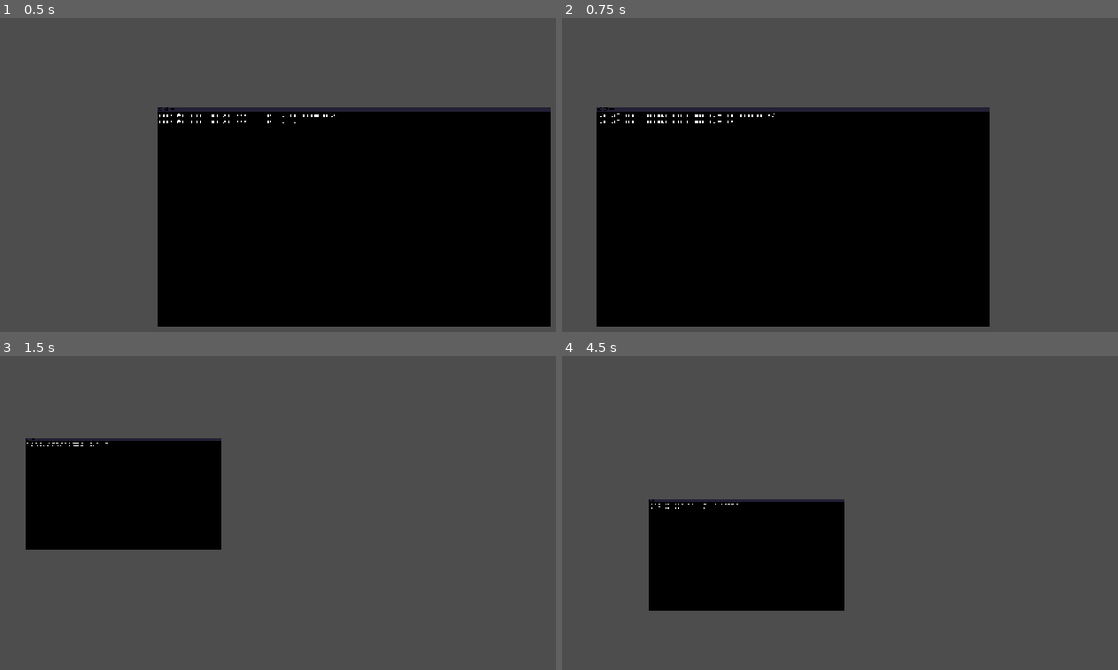
Above: before the commit, frames 1-4 (two rows, left to right).
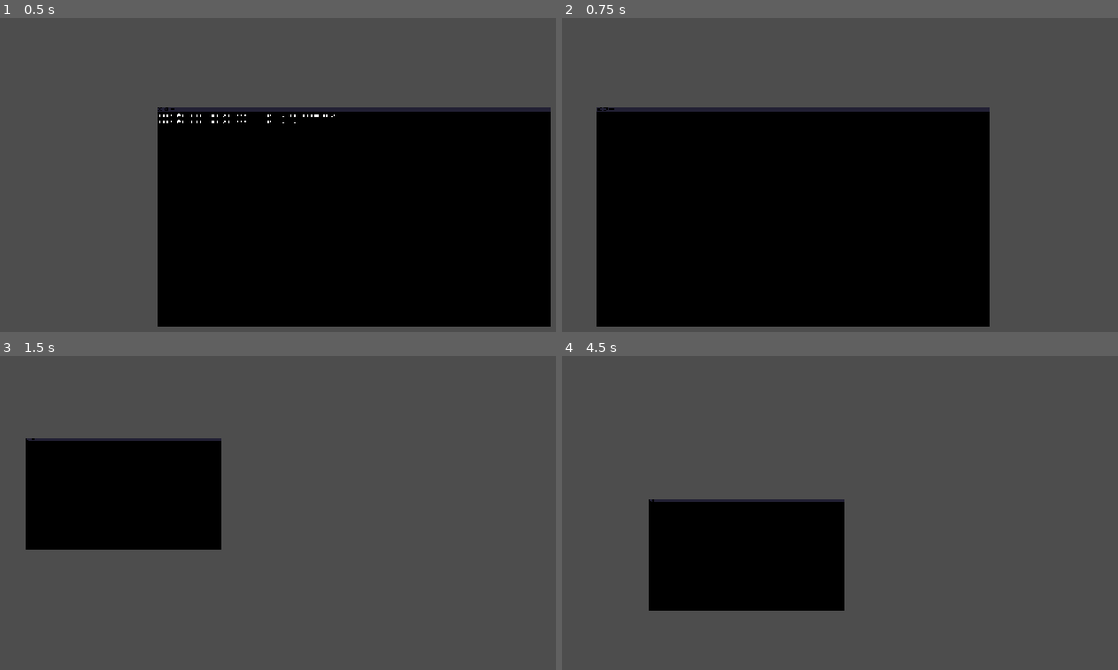
Above: after the commit, the same moments.

Repository: Ranger-Yev/project_sequence
Game: Godot game, scene res://hacking_terminal.tscn
Same seed, same stepped clock (60 frames per second), same inputs: the game is played once before the commit and once after it. The project has no main scene, so this scene is started directly.
Inputs (mouse positions are in pixels of both pictures, inside the frame that each line leads up to):
- Up to frame 1 (0.5 s): no input
- Up to frame 2 (0.75 s): tap Enter (ui_accept) at 0.5 s; move the mouse to (1073, 196) at 0.52 s; hold Right (ui_right) from 0.53 s (still down); tap S (S, bound only after the commit) at 0.6 s
- Up to frame 3 (1.5 s): tap Enter (ui_accept) at 0.77 s; move the mouse to (211, 575) at 1.27 s; release Right (ui_right) at 1.28 s; hold Down (ui_down) from 1.28 s (still down); tap Mouse wheel down (Scroll_Down) at 1.35 s
- Up to frame 4 (4.5 s): tap Enter (ui_accept) at 1.52, 2.75, 3.02, 3.5, 3.77 s; tap S (S, bound only after the commit) at 1.55, 2.3, 2.85, 3.6 s; move the mouse to (984, 465) at 2.02 s; release Down (ui_down) at 2.03 s; hold Right (ui_right) 2.03-2.78 s; tap Mouse wheel up (Scroll_Up) at 2.1 s; move the mouse to (878, 635) at 2.77 s; hold Up (ui_up) 2.78-3.53 s; move the mouse to (outside the picture) at 3.52 s; hold Left (ui_left) from 3.53 s (still down); move the mouse to (701, 494) at 4.27 s; tap Mouse wheel down (Scroll_Down) at 4.35 s

Frame 1 is identical in both runs. In frame 2, 0.1% of the frame differs, in the area x 6-39%, y 30-34%; in frame 3, less than 0.1%; in frame 4, less than 0.1%.

Commit message:
I added a hide_unhide() function. This will let us only generate the text once and then hid it if we expect it to be needed again. Next I need to work on making special rules for letters that are not uniform.

Diff:
--- a/Scripts/hacking_terminal.gd
+++ b/Scripts/hacking_terminal.gd
@@ -11,6 +11,7 @@
 func _process(_delta: float) -> void:
 	if to_do == 0:
 		#sts = "Test for tinkle tewxt"
+		# spawn_let(font, string to generate, size (0.0625 is 6x6, 1 is 96x96), start position)
 		text_engine.spawn_let(1, sts, 0.0625, start_position)
 		to_do += 1
 
@@ -20,5 +21,12 @@
 		cur_zoom -= Vector2(0.5, 0.5)
 	if cur_zoom <= Vector2.ZERO:
 		cur_zoom = Vector2(0.5,0.5)
-	print(cur_zoom)
+	#print(cur_zoom)
 	camera.zoom = cur_zoom
+	if Input.is_action_just_pressed("S"):
+		print("s")
+		var is_letters_vis = text_engine.get_visibility()
+		if is_letters_vis:
+			text_engine.hide_unhide(0)
+		else:
+			text_engine.hide_unhide(1)
--- a/Scripts/text_engine.gd
+++ b/Scripts/text_engine.gd
@@ -3,10 +3,13 @@
 var letter: PackedScene = preload("res://letter.tscn")
 var alphabet_t = ["a","b","c","d","e","f","g","h","i","j","k","l","m","n","o","p",
 "q","r","s","t","u","v","w","x","y","z","!","?","*sf*","*ff*"," "]
+
 var alphabet_p = ["a","b","c","d","e","f","g","h","i","j","k","l","m","n","o","p",
 "q","r","s","t","u","v","w","x","y","z","1","2","3","4","5","6","7","8","9","0","!","?",
 "/","|","@","#","$","*","(",")","'", '"', "~", "\\", "<", ">", ".", ",", "[", "]", "{",
  "}", ":", ";", "_", "-", "+", "=", " "]
+
+var letters_hidden = false
 
 # var dimensions = Vector2(96, 96) # character dimensions
 
@@ -29,6 +32,16 @@
 			#print(i, " is in the prog_type.")
 			lti.append(alphabet_p.find(arr[i]))
 	return lti
+
+func hide_unhide(state: bool) -> void:
+	letters_hidden = state
+	if letters_hidden:
+		letters.set_visible(0)
+	else:
+		letters.set_visible(1)
+
+func get_visibility() -> bool:
+	return letters_hidden
 
 func spawn_let(font: int, str_to_convert: String, size: float, start_pos: Vector2) -> void: # font = index of font, let = index - 1
 	var pos = start_pos
--- a/hacking_terminal.tscn
+++ b/hacking_terminal.tscn
@@ -8,8 +8,6 @@
 [node name="hacking_terminal" type="Node2D" unique_id=1315691073]
 script = ExtResource("1_sbmf2")
 
-[node name="text_engine" parent="." unique_id=944283554 instance=ExtResource("2_gl8d6")]
-
 [node name="Camera2D" type="Camera2D" parent="." unique_id=652035923]
 script = ExtResource("3_hg6ib")
 
@@ -18,3 +16,5 @@
 
 [node name="start_of_terminal" type="Marker2D" parent="." unique_id=1949213833]
 position = Vector2(-320, -170)
+
+[node name="text_engine" parent="." unique_id=944283554 instance=ExtResource("2_gl8d6")]
--- a/project.godot
+++ b/project.godot
@@ -36,6 +36,11 @@
 "events": [Object(InputEventMouseButton,"resource_local_to_scene":false,"resource_name":"","device":-1,"window_id":0,"a …(258 unchanged characters)…
 ]
 }
+S={
+"deadzone": 0.2,
+"events": [Object(InputEventKey,"resource_local_to_scene":false,"resource_name":"","device":-1,"window_id":0,"alt_pressed":false,"shift_pressed":false,"ctrl_pressed":false,"meta_pressed":false,"pressed":false,"keycode":0,"physical_keycode":83,"key_label":0,"unicode":115,"location":0,"echo":false,"script":null)
+]
+}
 
 [physics]
 
--- a/text_engine.tscn
+++ b/text_engine.tscn
@@ -5,4 +5,4 @@
 [node name="text_engine" type="Node2D" unique_id=944283554]
 script = ExtResource("1_ggkrs")
 
-[node name="letters" type="Node" parent="." unique_id=1733747734]
+[node name="letters" type="Node2D" parent="." unique_id=189761313]
Not shown, added: Art/Project_Sequence.png.import
